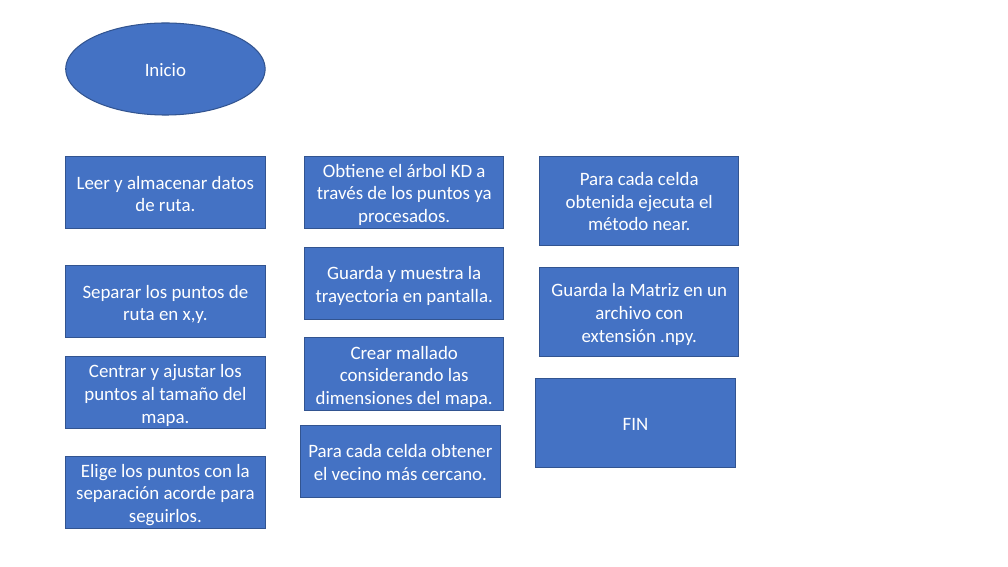
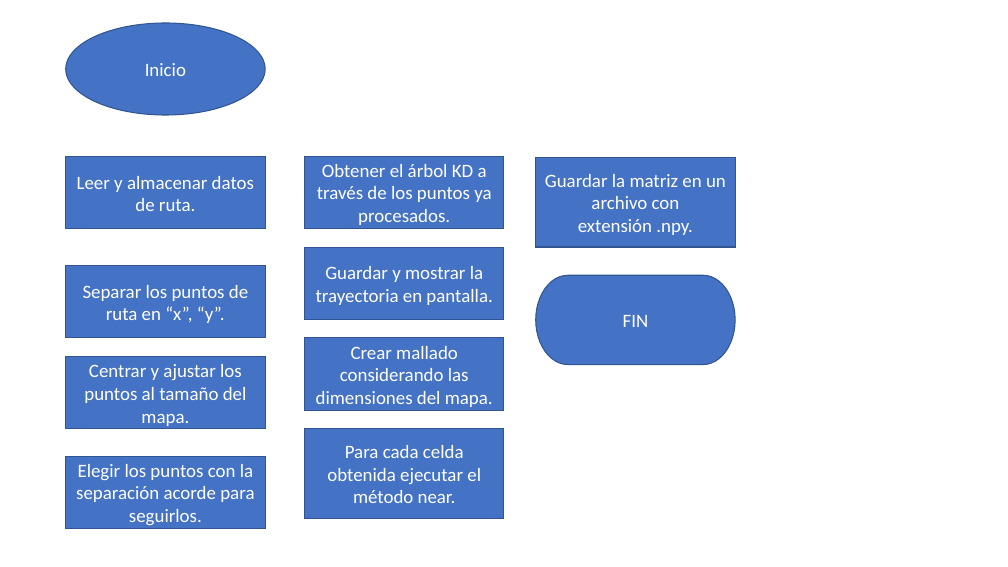
Before and after one commit to lfzarazuaa/Tesis_Lider_Seguidor, a slide deck: slide 1 of Diagramas_de_flujo.pptx. Drawn at 1008x567 pixels with LibreOffice and Linux fonts; fonts in the diff are those of the drawing. Boxes give left, top, right and bottom in pixels: in the first picture for what was removed or moved away, otherwise in the second. Text is boxed around its words. In the diff, an @@ line names an element or a change of style, - is before the commit and + after.

```diff
--- a/Diagramas_de_flujo.pptx
+++ b/Diagramas_de_flujo.pptx
@@ text in rectangle at <box>317,164,491,225</box>: text changed @@
-Obtiene el árbol KD a través de los puntos ya procesados.
+Obtener el árbol KD a través de los puntos ya procesados.
@@ rectangle "Guardar la matriz en un ...": place and size @@
-rectangle "Guardar la matriz en un ..." at <box>540,268,740,357</box>
+rectangle "Guardar la matriz en un ..." at <box>536,158,736,247</box>
@@ text in rectangle at <box>545,174,726,235</box>: text changed @@
-Guarda la Matriz en un archivo con extensión .npy.
+Guardar la matriz en un archivo con extensión .npy.
@@ text in rectangle at <box>316,266,492,305</box>: text changed @@
-Guarda y muestra la trayectoria en pantalla.
+Guardar y mostrar la trayectoria en pantalla.
@@ text in rectangle at <box>83,285,248,323</box>: text changed @@
-Separar los puntos de ruta en x,y.
+Separar los puntos de ruta en “x”, “y”.
@@ pill shape "FIN": place and size @@
-pill shape "FIN" at <box>536,379,736,468</box>
+pill shape "FIN" at <box>536,275,736,364</box>
@@ pill shape "FIN" at <box>536,275,736,364</box>: rectangle to pill shape @@
@@ rectangle removed at <box>301,425,501,498</box> @@
-Para cada celda obtener el vecino más cercano.
@@ rectangle "Para cada celda obtenida ejecutar ...": place and size @@
-rectangle "Para cada celda obtenida ejecutar ..." at <box>540,157,740,246</box>
+rectangle "Para cada celda obtenida ejecutar ..." at <box>305,429,504,518</box>
@@ text in rectangle at <box>327,445,481,503</box>: text changed @@
-Para cada celda obtenida ejecuta el método near.
+Para cada celda obtenida ejecutar el método near.
@@ text in rectangle at <box>76,464,254,525</box>: text changed @@
-Elige los puntos con la separación acorde para seguirlos.
+Elegir los puntos con la separación acorde para seguirlos.
```
Also in this commit, not shown: 7 other slides changed, 6 slides added.
